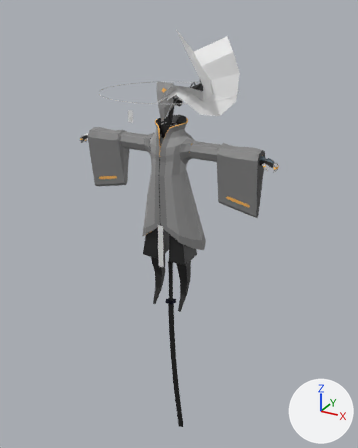
The FBX model GamesMaltheFelix/Assets/Objects/Characters/GEKKOU_lowpoly.fbx: old version first, new version second.
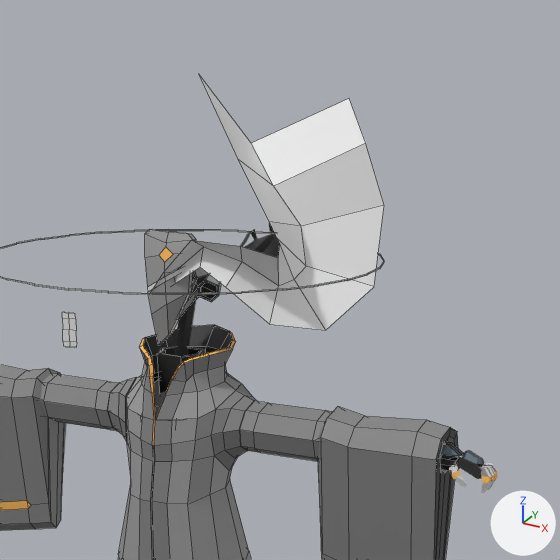
There are two pictures of each version: one whole from a 50 mm camera at (1.77, -3.08, 2.28) aimed at (-0.12, 0.36, 0.56), one close up on the part from 30% to 84% of the width and 0% to 44% of the height. Arrows for +X, +Y and +Z are at lower right; the lights stay in place. The close-ups show mesh edges as thin lines. Where no turn or scale is listed for an object, it has been applied to the vertices. Vertices at the same position are counted once.
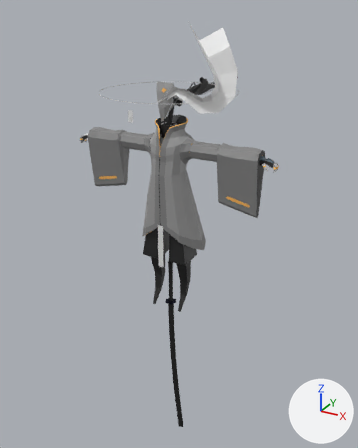
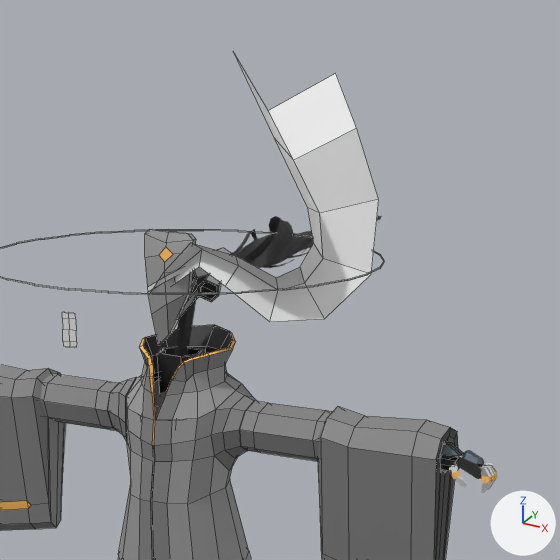
Location of each change, [x1, y1, x2, y2] in pixels of the close-ups (560 x 560 px):
'BezierCurve.001', reshaped
    before: [151, 75, 384, 330]
    after: [151, 53, 379, 322]
'BezierCurve', unchanged, uncovered by the edit
    before: [240, 222, 280, 258]
    after: [232, 215, 382, 268]

Patch to the scene script:
```diff
--- a/GamesMaltheFelix/Assets/Objects/Characters/GEKKOU_lowpoly.fbx.py
+++ b/GamesMaltheFelix/Assets/Objects/Characters/GEKKOU_lowpoly.fbx.py
@@ me_beziercurve_002 @@
 me_beziercurve_002.from_pydata(...)  # 30 vertices, 18 faces; spans x 0.003..0.5, y -0.057..0.355, z -0.05..0.502
-me_beziercurve_002.vertices[4].co = (0.071, -0.006, 0.064)
-me_beziercurve_002.vertices[6].co = (0.162, -0.04, 0.089)  # pixel (200, 267)
-me_beziercurve_002.vertices[7].co = (0.159, -0.017, 0.132)  # pixel (203, 246)
-me_beziercurve_002.vertices[8].co = (0.149, -0.057, 0.152)  # pixel (191, 240)
-me_beziercurve_002.vertices[9].co = (0.231, -0.043, 0.05)  # pixel (225, 287)
-me_beziercurve_002.vertices[10].co = (0.25, 0.004, 0.103)  # pixel (242, 261)
-me_beziercurve_002.vertices[11].co = (0.273, -0.049, 0.146)  # pixel (240, 246)
-me_beziercurve_002.vertices[12].co = (0.331, -0.014, -0.03)  # pixel (269, 324)
-me_beziercurve_002.vertices[13].co = (0.321, 0.051, 0.047)  # pixel (278, 285)
-me_beziercurve_002.vertices[14].co = (0.356, -0.025, 0.123)  # pixel (278, 257)
-me_beziercurve_002.vertices[15].co = (0.433, 0.076, -0.05)  # pixel (325, 330)
-me_beziercurve_002.vertices[16].co = (0.339, 0.096, 0.056)  # pixel (294, 279)
-me_beziercurve_002.vertices[17].co = (0.359, -0.024, 0.156)  # pixel (279, 243)
-me_beziercurve_002.vertices[18].co = (0.5, 0.197, 0.037)  # pixel (374, 286)
-me_beziercurve_002.vertices[19].co = (0.342, 0.155, 0.079)  # pixel (306, 266)
-me_beziercurve_002.vertices[20].co = (0.347, -0.018, 0.166)  # pixel (276, 237)
-me_beziercurve_002.vertices[21].co = (0.49, 0.261, 0.216)  # pixel (384, 205)
-me_beziercurve_002.vertices[22].co = (0.312, 0.184, 0.165)  # pixel (301, 226)
-me_beziercurve_002.vertices[23].co = (0.333, -0.026, 0.201)  # pixel (269, 221)
-me_beziercurve_002.vertices[24].co = (0.432, 0.272, 0.35)  # pixel (365, 143)
-me_beziercurve_002.vertices[25].co = (0.247, 0.166, 0.255)  # pixel (273, 186)
-me_beziercurve_002.vertices[26].co = (0.26, -0.039, 0.332)  # pixel (238, 159)
-me_beziercurve_002.vertices[27].co = (0.349, 0.355, 0.442)  # pixel (349, 98)
-me_beziercurve_002.vertices[28].co = (0.148, 0.239, 0.342)  # pixel (251, 143)
-me_beziercurve_002.vertices[29].co = (0.096, 0.073, 0.502)  # pixel (198, 73)
+# me_beziercurve_002 part 1
+me_beziercurve_002.vertices[4].co = (0.071, -0.007, 0.064)
+me_beziercurve_002.vertices[6].co = (0.162, -0.044, 0.091)  # pixel (199, 266)
+me_beziercurve_002.vertices[7].co = (0.159, -0.025, 0.128)  # pixel (202, 249)
+me_beziercurve_002.vertices[8].co = (0.15, -0.061, 0.146)  # pixel (190, 242)
+me_beziercurve_002.vertices[9].co = (0.234, -0.05, 0.054)  # pixel (225, 286)
+me_beziercurve_002.vertices[10].co = (0.251, -0.017, 0.097)  # pixel (238, 265)
+me_beziercurve_002.vertices[11].co = (0.267, -0.063, 0.126)  # pixel (235, 255)
+me_beziercurve_002.vertices[12].co = (0.338, -0.027, -0.022)  # pixel (269, 321)
+me_beziercurve_002.vertices[13].co = (0.338, 0.014, 0.043)  # pixel (278, 290)
+me_beziercurve_002.vertices[14].co = (0.362, -0.047, 0.083)  # pixel (276, 277)
+me_beziercurve_002.vertices[15].co = (0.453, 0.026, -0.013)  # pixel (324, 318)
+me_beziercurve_002.vertices[16].co = (0.39, 0.047, 0.06)  # pixel (304, 282)
+me_beziercurve_002.vertices[17].co = (0.415, -0.034, 0.11)  # pixel (300, 266)
+me_beziercurve_002.vertices[18].co = (0.522, 0.123, 0.078)  # pixel (371, 274)
+me_beziercurve_002.vertices[19].co = (0.408, 0.105, 0.108)  # pixel (323, 258)
+me_beziercurve_002.vertices[20].co = (0.432, -0.002, 0.158)  # pixel (313, 243)
+me_beziercurve_002.vertices[21].co = (0.51, 0.178, 0.239)  # pixel (378, 199)
+me_beziercurve_002.vertices[22].co = (0.382, 0.135, 0.205)  # pixel (319, 213)
+me_beziercurve_002.vertices[23].co = (0.413, 0.002, 0.232)  # pixel (307, 207)
+me_beziercurve_002.vertices[24].co = (0.442, 0.191, 0.389)  # pixel (356, 128)
+me_beziercurve_002.vertices[25].co = (0.312, 0.136, 0.318)  # pixel (293, 160)
+me_beziercurve_002.vertices[26].co = (0.332, -0.008, 0.378)  # pixel (274, 137)
+me_beziercurve_002.vertices[27].co = (0.345, 0.282, 0.501)  # pixel (335, 73)
+me_beziercurve_002.vertices[28].co = (0.203, 0.219, 0.418)  # pixel (268, 110)
+me_beziercurve_002.vertices[29].co = (0.168, 0.107, 0.55)  # pixel (233, 51)
 me_beziercurve_002.materials.append(mat_smoke)
```
